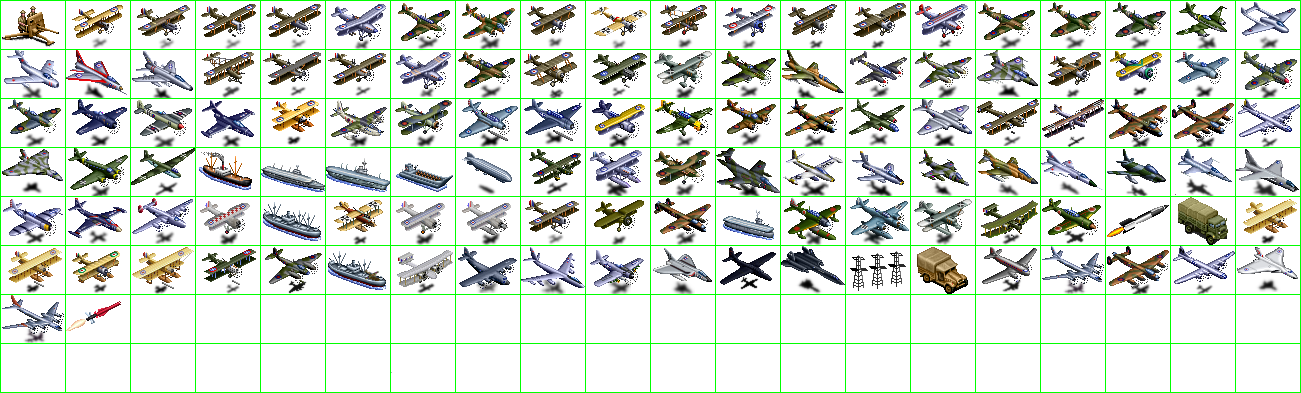
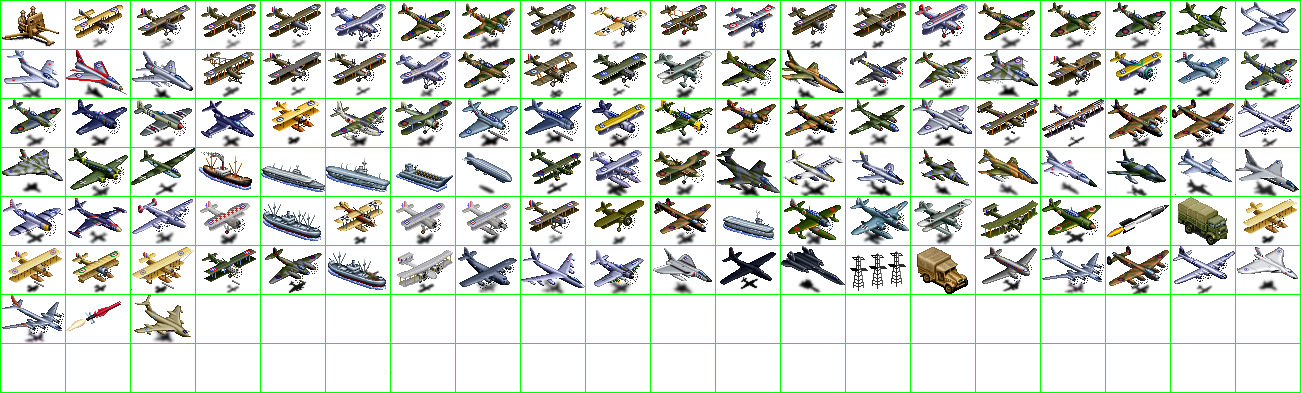
Comparing the layer stacks of the two 1301x393 images. Changes:
painted on "units" over [131, 289, 191, 343]
